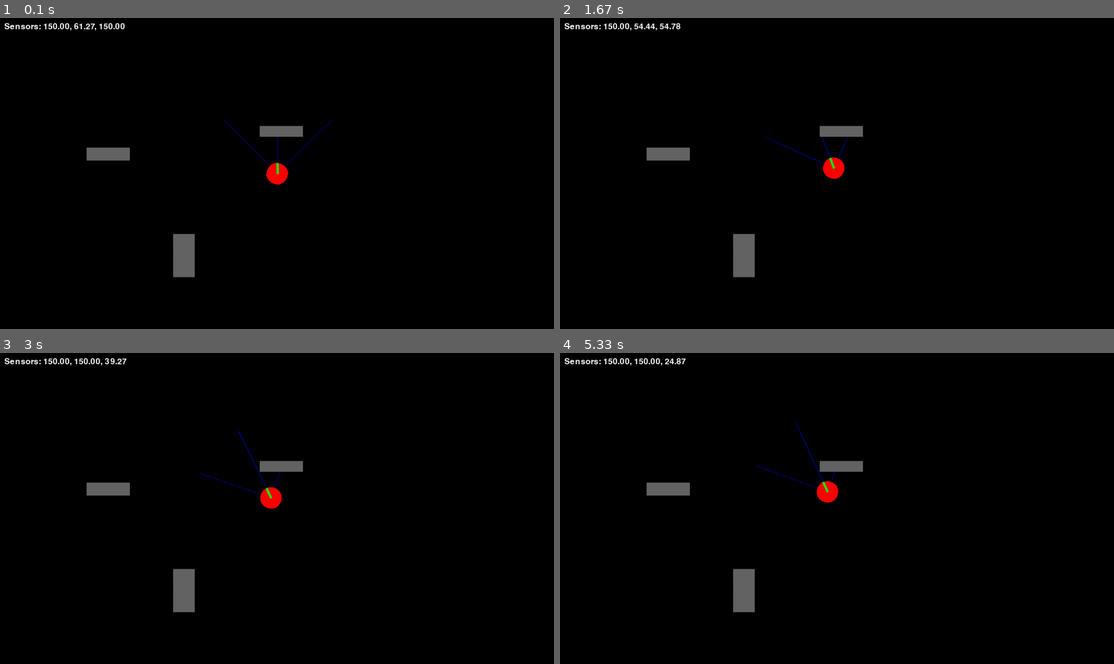
Above: before the commit, frames 1-4 (two rows, left to right).
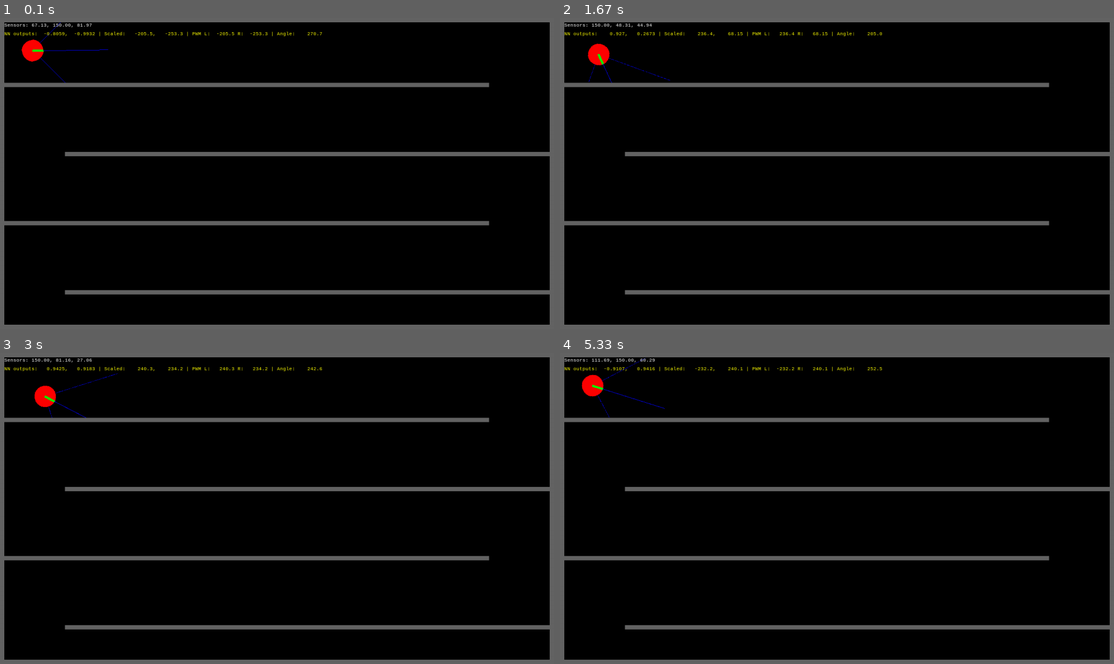
Above: after the commit, the same moments.

Repository: bsmitty5000/robot_training_simulator
Game: pygame game, started from simulator/main.py
Two runs of this game, one before a commit and one after it. Both use one fixed random seed, a clock stepped at 60 frames per second and the inputs below.
Inputs:
- Up to frame 1 (0.1 s): no input
- Up to frame 2 (1.67 s): tap R at 0.33 s; hold D 0.67-1.13 s
- Up to frame 3 (3 s): no input
- Up to frame 4 (5.33 s): hold W 4.83-5.13 s

The runs differ from the first frame. In frame 1, 12% of the frame differs, in the area x 0-100%, y 0-100%; in frame 2, 11%; in frame 3, 11%; in frame 4, 11%.

Commit message:
adding grid completion course

Diff:
--- /dev/null
+++ b/courses/course1.py
@@ -0,0 +1,43 @@
+# Example: courses/boundary_course.py
+from courses.grid_coverage_course import GridCoverageCourse
+from models import constants
+from models.obstacle import Obstacle
+
+class GridCoverageCourseA(GridCoverageCourse):
+    def __init__(self, width: int, height: int, cell_size: int = 10):
+        super().__init__(width, height, cell_size)
+
+    def make_course(
+                    self,
+                    thickness: int = 10,
+                    min_distance_between_obstacles_m: int = 0.3) -> list[Obstacle]:
+
+        min_distance_between_obstacles_px = int(min_distance_between_obstacles_m * constants.PIXELS_PER_METER)
+
+        course = [
+            # Top boundary
+            Obstacle(0, 0, self.width, thickness),
+            # Bottom boundary
+            Obstacle(0, self.height - thickness, self.width, thickness),
+            # Left boundary
+            Obstacle(0, 0, thickness, self.height),
+            # Right boundary
+            Obstacle(self.width - thickness, 0, thickness, self.height),
+
+        ]
+
+        next_y_start = min_distance_between_obstacles_px
+        obstacle_num = 0
+
+        while next_y_start < self.height:
+
+            course.append(
+                Obstacle(
+                    obstacle_num % 2 * min_distance_between_obstacles_px,
+                    next_y_start,
+                    self.width-min_distance_between_obstacles_px,
+                    thickness))
+            next_y_start += thickness + min_distance_between_obstacles_px
+            obstacle_num += 1
+
+        return course
--- /dev/null
+++ b/courses/grid_coverage_course.py
@@ -0,0 +1,32 @@
+from abc import ABC, abstractmethod
+
+from models.obstacle import Obstacle
+
+class GridCoverageCourse(ABC):
+    def __init__(self, width: int, height: int, cell_size: int = 10):
+        self.width = width
+        self.height = height
+        self.grid_width = width // cell_size
+        self.grid_height = height // cell_size
+        self.cell_size = cell_size
+        self.coverage = [[False] * self.grid_height for _ in range(self.grid_width)]
+        # Subclasses should call make_course in their __init__ to set up obstacles
+
+    @abstractmethod
+    def make_course(
+                    self,
+                    thickness: int = 10,
+                    min_distance_between_obstacles_m: int = 0.3) -> list[Obstacle]:
+        """Subclasses must implement this to create and return a list of obstacles."""
+        pass
+
+    def mark_visited(self, x: float, y: float) -> None:
+        gx = int(x // self.cell_size)
+        gy = int(y // self.cell_size)
+        if 0 <= gx < self.grid_width and 0 <= gy < self.grid_height:
+            self.coverage[gx][gy] = True
+
+    def coverage_ratio(self) -> float:
+        visited = sum(cell for row in self.coverage for cell in row)
+        total = self.grid_width * self.grid_height
+        return visited / total if total > 0 else 0.0
--- a/models/robots/robot.py
+++ b/models/robots/robot.py
@@ -6,7 +6,7 @@
 
 class RobotBase(pygame.sprite.Sprite, ABC):
     position: pygame.Vector2
-    angle: float
+    angle_deg: float
     velocity: float
     angular_velocity: float
     distance_sensors: Optional[Sequence[DistanceSensor]]
@@ -17,7 +17,7 @@
                  distance_sensors: Optional[Sequence[DistanceSensor]]=None) -> None:
         super().__init__()
         self.position = pygame.Vector2(x, y)
-        self.angle = 0.0
+        self.angle_deg = 0.0
         self.velocity = 0.0
         self.angular_velocity = 0.0
         self.distance_sensors = distance_sensors if distance_sensors is not None else []
--- a/models/robots/two_wheel_TT.py
+++ b/models/robots/two_wheel_TT.py
@@ -47,12 +47,12 @@
         self.angular_velocity = 0.0  # Current rotation speed
 
         self.max_acceleration = 100.0  # M/sec^2
-        self.max_angular_acceleration = 180.0  # deg/sec^2
+        self.max_angular_acceleration_deg = 180.0  # deg/sec^2
 
         self.left_pwm = 0.0
         self.right_pwm = 0.0
 
-        self.angle = 0
+        self.angle_deg = -90.0  # Initial angle in degrees, facing right
         self.speed = 0.0
         self.rotation_speed = 0.0
         self.max_speed = 50.0
@@ -100,14 +100,14 @@
 
         # Angular velocity
         rot_diff = target_rotation_speed - self.angular_velocity
-        max_rot_change = self.max_angular_acceleration * dt
+        max_rot_change = self.max_angular_acceleration_deg * dt
         if abs(rot_diff) > max_rot_change:
             rot_diff = max_rot_change if rot_diff > 0 else -max_rot_change
         self.angular_velocity += rot_diff
 
         # 3. Update angle and position
-        self.angle += self.angular_velocity * dt
-        direction = pygame.Vector2(0, -1).rotate(-self.angle)
+        self.angle_deg = (self.angle_deg + self.angular_velocity * dt) % 360
+        direction = pygame.Vector2(0, -1).rotate(-self.angle_deg)
         self.position += direction * self.velocity * dt
 
     def update_coordinates(self):
@@ -122,18 +122,18 @@
             sensor.draw(self.image, sensor_position)
 
         # 3. Rotate
-        self.image = pygame.transform.rotate(self.image, self.angle)
+        self.image = pygame.transform.rotate(self.image, self.angle_deg)
         self.rect = self.image.get_rect(center=self.position)
 
     def detect(self, obstacles: Sequence[pygame.sprite.Sprite]) -> None:
         # Use each sensor's measure method
         for sensor in self.distance_sensors:
 
-            sensor_direction = pygame.Vector2(0, -1).rotate(sensor.angle_deg - self.angle)
+            sensor_direction = pygame.Vector2(0, -1).rotate(sensor.angle_deg - self.angle_deg)
             sensor_position = self.position + sensor_direction * self.robot_radius_px
             #sensor_position = self.position + pygame.Vector2().from_polar((self.robot_radius_px, sensor.angle_deg-self.angle))
             #sensor_position = self.position + pygame.Vector2().from_polar((self.robot_radius_px, self.angle + sensor.angle_deg))
             # vec = pygame.Vector2()
             # vec.from_polar((self.robot_radius_px, sensor.angle_deg - self.angle))
             # sensor_position = self.position + vec
-            sensor.measure(sensor_position, self.angle, obstacles)
+            sensor.measure(sensor_position, self.angle_deg, obstacles)
--- a/simulator/main.py
+++ b/simulator/main.py
@@ -1,7 +1,11 @@
 import sys
 import numpy as np
+#import os
+#os.environ["SDL_VIDEODRIVER"] = "dummy"
 import pygame
 import random
+from courses.course1 import GridCoverageCourseA
+from courses.grid_coverage_course import GridCoverageCourse
 from ml_stuff.ff_net_decision_maker import FFNetDecisionMaker
 from models.distance_sensors.sharp_ir import SharpIR
 from models.robots.robot import RobotBase
@@ -9,6 +13,11 @@
 from models.obstacle import Obstacle
 from smart_car.smart_car import SmartCar
 from ml_stuff.decision_base import DecisionBase
+
+WIDTH = 1280
+HEIGHT = 720
+FRAME_RATE = 60
+COVERAGE_ABORT_S = 5
 
 class DummyDecision(DecisionBase):
     @property
@@ -33,9 +42,65 @@
     # Check if the distance is less than the radius
     return center.distance_to(closest) < radius
 
-def run_simulation(screen, clock):
+def show_coverage_screen(screen, clock, course: GridCoverageCourse):
+    font = pygame.font.SysFont("consolas", 36)
+    coverage = course.coverage_ratio() * 100
+    text = f"Course Coverage: {coverage:.2f}%"
+    text_surface = font.render(text, True, (255, 255, 255))
+    screen.fill("black")
+    screen.blit(text_surface, (screen.get_width() // 2 - text_surface.get_width() // 2,
+                               screen.get_height() // 2 - text_surface.get_height() // 2))
+    pygame.display.flip()
+
+    waiting = True
+    while waiting:
+        for event in pygame.event.get():
+            if event.type == pygame.QUIT:
+                pygame.quit()
+                sys.exit()
+            if event.type == pygame.KEYDOWN:
+                waiting = False
+        clock.tick(30)
+
+def show_debug_info(screen, smart_car: SmartCar):
+    font = pygame.font.SysFont("consolas", 12)
+    sensor_text = "Sensors: " + ", ".join(
+        f"{s.last_distance_m:5.2f}" if s.last_distance_m is not None else "N/A"
+        for s in smart_car.sprite.robot.distance_sensors
+    )
+
+    # Get neural net outputs and scaled control inputs
+    # (Repeat the logic from SmartCar.update for display)
+    sensor_distances = [
+        s.last_distance_m if s.last_distance_m is not None else 0.0
+        for s in smart_car.sprite.robot.distance_sensors
+    ]
+    nn_outputs = smart_car.sprite.decision_maker.decide(sensor_distances)
+    scaled_outputs = [
+        oi * smart_car.sprite.robot.control_input_upper_limit for oi in nn_outputs
+    ]
+    left_pwm = smart_car.sprite.robot.left_pwm
+    right_pwm = smart_car.sprite.robot.right_pwm
+    angle = smart_car.sprite.robot.angle_deg
+
+    debug_text = (
+        f"NN outputs: {', '.join(f'{o:8.4}' for o in nn_outputs)} | "
+        f"Scaled: {', '.join(f'{o:8.4}' for o in scaled_outputs)} | "
+        f"PWM L:{left_pwm:8.4} R:{right_pwm:8.4} | "
+        f"Angle: {angle:8.4}"
+    )
+
+    text_surface = font.render(sensor_text, True, (255, 255, 255))
+    debug_surface = font.render(debug_text, True, (255, 255, 0))
+    screen.blit(text_surface, (10, 10))
+    screen.blit(debug_surface, (10, 30))
+
+def run_simulation(screen, clock, course : GridCoverageCourse) -> bool:
+
     running = True
     dt = 0
+    previous_coverage = 0.0
+    coverage_stale_count = 0
 
     # Instantiate three SharpIR sensors at different angles
     sensors = [
@@ -45,7 +110,7 @@
     ]
 
     # Create the robot and decision maker
-    robot_instance = TwoWheelTT(640, 360, distance_sensors=sensors)
+    robot_instance = TwoWheelTT(75, 75, distance_sensors=sensors)
     decision_maker = FFNetDecisionMaker([3, 4, 2])
     #set_weights(self, weights: list[list[list[float]]], biases: list[list[float]])
     weights = [
@@ -61,9 +126,8 @@
     smart_car.add(SmartCar(robot=robot_instance, decision_maker=decision_maker))
 
     obstacles = pygame.sprite.Group()
-    obstacles.add(Obstacle(200, 300, 100, 30))
-    obstacles.add(Obstacle(400, 500, 50, 100))
-    obstacles.add(Obstacle(600, 250, 100, 25))
+    for obs in course.make_course():
+        obstacles.add(obs)
 
     while running:
         # poll for events
@@ -74,29 +138,22 @@
             if event.type == pygame.KEYDOWN and event.key == pygame.K_r:
                 return True  # Restart the simulation
 
-        # Example: simple autonomous behavior
-        # if random.random() < 0.05:  # Occasionally change direction
-        #     robot.sprite.left_pwm = random.randint(0, 255)
-        #     robot.sprite.right_pwm = random.randint(0, 255)
-        # keys = pygame.key.get_pressed()
+        smart_car.update(dt, obstacles)
 
-        # # Adjust left PWM with A/D
-        # if keys[pygame.K_a]:
-        #     robot.sprite.right_pwm = max(0, robot.sprite.right_pwm - 1)
-        #     robot.sprite.left_pwm = max(0, robot.sprite.left_pwm +1)
-        # if keys[pygame.K_d]:
-        #     robot.sprite.right_pwm = max(0, robot.sprite.right_pwm + 1)
-        #     robot.sprite.left_pwm = max(0, robot.sprite.left_pwm - 1)
+        course.mark_visited(smart_car.sprite.robot.position.x,
+                            smart_car.sprite.robot.position.y)
 
-        # # Adjust both left and right PWM with W/S
-        # if keys[pygame.K_s]:
-        #     robot.sprite.right_pwm = max(0, robot.sprite.right_pwm - 2)
-        #     robot.sprite.left_pwm = max(0, robot.sprite.left_pwm - 2)
-        # if keys[pygame.K_w]:
-        #     robot.sprite.right_pwm = min(255, robot.sprite.right_pwm + 2)
-        #     robot.sprite.left_pwm = min(255, robot.sprite.left_pwm + 2)
+        current_coverage = course.coverage_ratio()
+        if current_coverage > previous_coverage:
+            coverage_stale_count = 0
+        else:
+            coverage_stale_count += 1
 
-        smart_car.update(dt, obstacles)
+        previous_coverage = current_coverage
+
+        if coverage_stale_count > COVERAGE_ABORT_S * FRAME_RATE:
+            # If coverage hasn't improved for a while, restart the simulation
+            return True
 
         if pygame.sprite.spritecollide(
             smart_car.sprite.robot, obstacles, dokill=False, collided=circle_rect_collision):
@@ -108,30 +165,24 @@
         smart_car.draw(screen)
         obstacles.draw(screen)
 
-        # --- Display sensor measurements ---
-        font = pygame.font.Font(None, 28)
-        sensor_text = "Sensors: " + ", ".join(
-            f"{s.last_distance_m:.2f}" if s.last_distance_m is not None else "N/A"
-            for s in smart_car.sprite.robot.distance_sensors
-        )
-        text_surface = font.render(sensor_text, True, (255, 255, 255))
-        screen.blit(text_surface, (10, 10))
-        # --- End sensor display ---
+        show_debug_info(screen, smart_car)
 
         pygame.display.flip()
 
         # limits FPS to 60
         # dt is delta time in seconds since last frame, used for framerate-
         # independent physics.
-        dt = clock.tick(60) / 1000
+        dt = clock.tick(FRAME_RATE) / 1000
 
 def main():
     pygame.init()
-    screen = pygame.display.set_mode((1280, 720))
+    screen = pygame.display.set_mode((WIDTH, HEIGHT))
     clock = pygame.time.Clock()
 
     while True:
-        restart = run_simulation(screen, clock)
+        course = GridCoverageCourseA(WIDTH, HEIGHT)
+        restart = run_simulation(screen, clock, course)
+        show_coverage_screen(screen, clock, course)
         if not restart:
             break
 
Empty file added: courses/__init__.py
